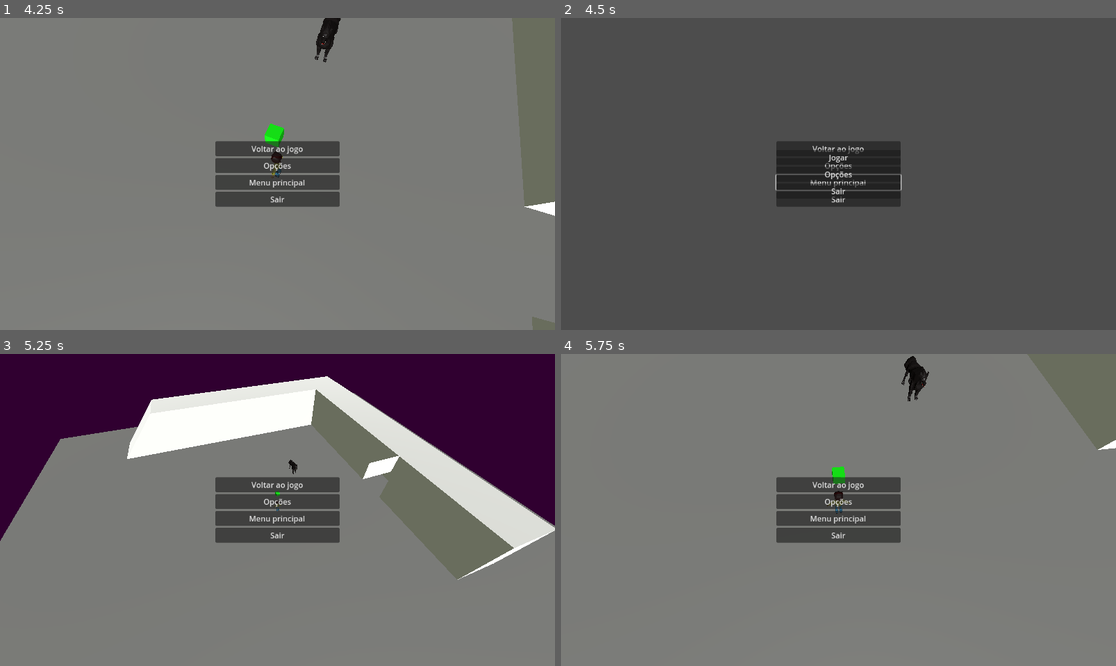
Above: before the commit, frames 1-4 (two rows, left to right).
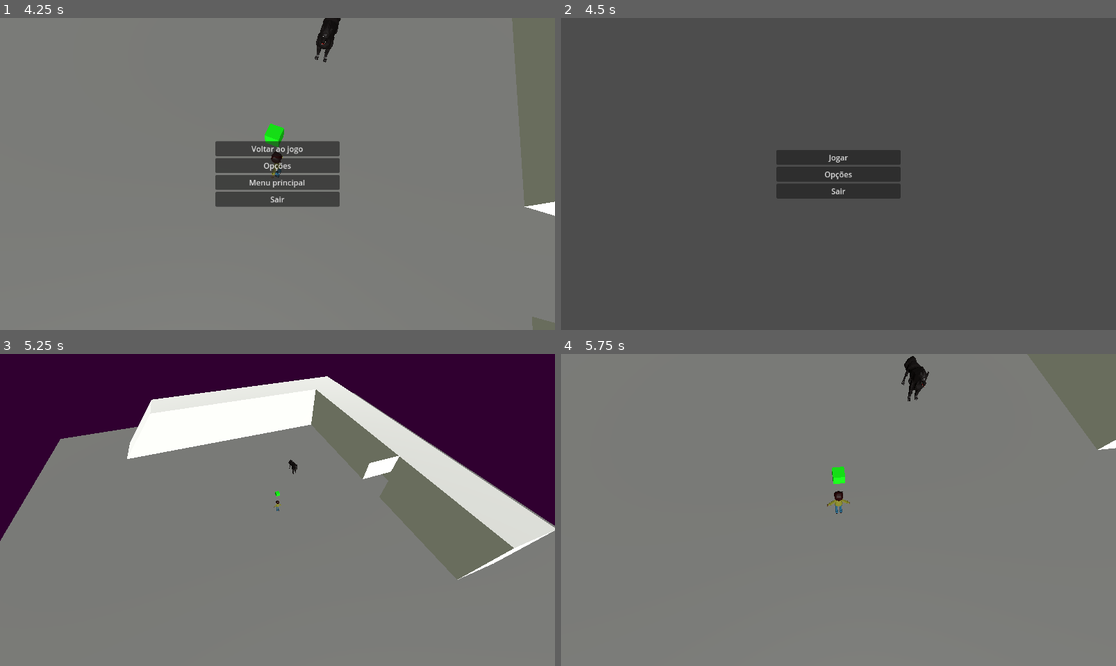
Above: after the commit, the same moments.

Repository: FellowshipOfTheGame/Hotel-Ponte-Negra
Game: Godot game, scene res://scenes/base.tscn
The game is run twice, just before and just after one commit, with the same random seed, the same clock (stepped at 60 frames per second) and the same inputs.
Inputs (mouse positions are in pixels of both pictures, inside the frame that each line leads up to):
- Up to frame 1 (4.25 s): tap Enter at 0.5 s; move the mouse to (399, 158) at 0.52 s; hold Right (movimento_direita) 0.53-1.28 s; hold E (interacao) 0.53-1.28 s; move the mouse to (166, 189) at 1.27 s; hold Down (movimento_tras) 1.28-2.03 s; tap Ctrl at 1.35 s; move the mouse to (333, 105) at 2.02 s; hold Right (movimento_direita) 2.03-2.78 s; tap Z at 2.1 s; move the mouse to (249, 236) at 2.77 s; hold Up (movimento_frente) 2.78-3.53 s; tap E (interacao) at 2.85 s; move the mouse to (444, 220) at 3.52 s; hold Left (movimento_esquerda) from 3.53 s (still down); hold Ctrl from 3.53 s (still down); tap Escape (ui_cancel) at 4.15 s
- Up to frame 2 (4.5 s): release Left (movimento_esquerda) at 4.25 s; release Ctrl at 4.25 s; click "Menu principal" at 4.25 s
- Up to frame 3 (5.25 s): click "Jogar" at 5 s
- Up to frame 4 (5.75 s): no input

Frame 1 is identical in both runs. In frame 2, 1.7% of the frame differs, in the area x 38-62%, y 39-61%; in frame 3, 4.2%; in frame 4, 4.2%.

Commit message:
Update menuPausa.gd

Diff:
--- a/scripts/menus/menuPausa.gd
+++ b/scripts/menus/menuPausa.gd
@@ -17,6 +17,7 @@
 func menuPrincipal() -> void:
 	get_tree().paused=false
 	get_tree().change_scene_to_file("res://scenes/menus/menuPrincipal.tscn")
+	queue_free()
 
 func opcoes() -> void:
 	add_child(preload("res://scenes/menus/menuOpcoes.tscn").instantiate())
